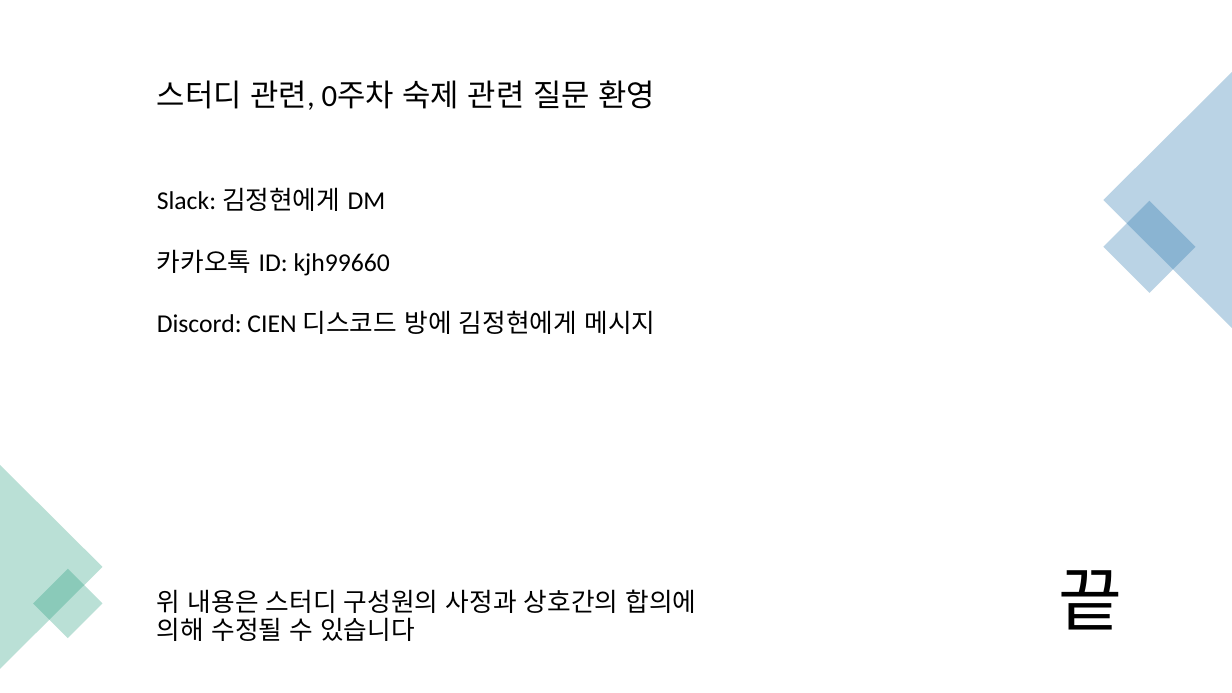
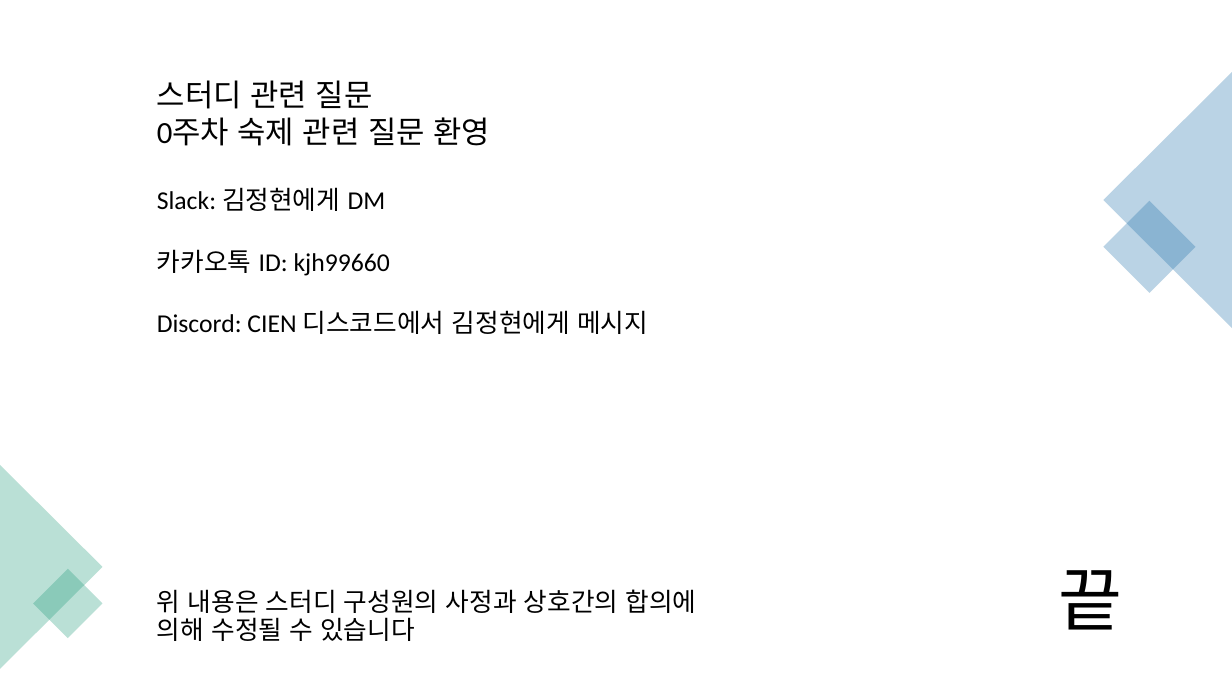
Before and after one commit to kjh99660/Study_powerpoint, a slide deck: slide 8 of c# 및 유니티 스터디 기초반_스터디개요.pptx. Drawn at 1232x693 pixels with LibreOffice and Linux fonts; fonts in the diff are those of the drawing. Boxes give left, top, right and bottom in pixels: in the first picture for what was removed or moved away, otherwise in the second. Text is boxed around its words. In the diff, an @@ line names an element or a change of style, - is before the commit and + after.

Commit message:
1,2주차 스터디 ppt 내용 수정 개용 내용 추가

```diff
--- a/c# 및 유니티 스터디 기초반_스터디개요.pptx
+++ b/c# 및 유니티 스터디 기초반_스터디개요.pptx
@@ text at box(157, 80, 491, 146): text changed @@
-스터디 관련, 0주차 숙제 관련 질문 환영
+스터디 관련 질문
+0주차 숙제 관련 질문 환영
@@ text at box(157, 310, 648, 334): text changed @@
-Discord: CIEN 디스코드 방에 김정현에게 메시지
+Discord: CIEN 디스코드에서 김정현에게 메시지
```
Also in this commit, not shown: 2 other slides changed, 4 other files.
